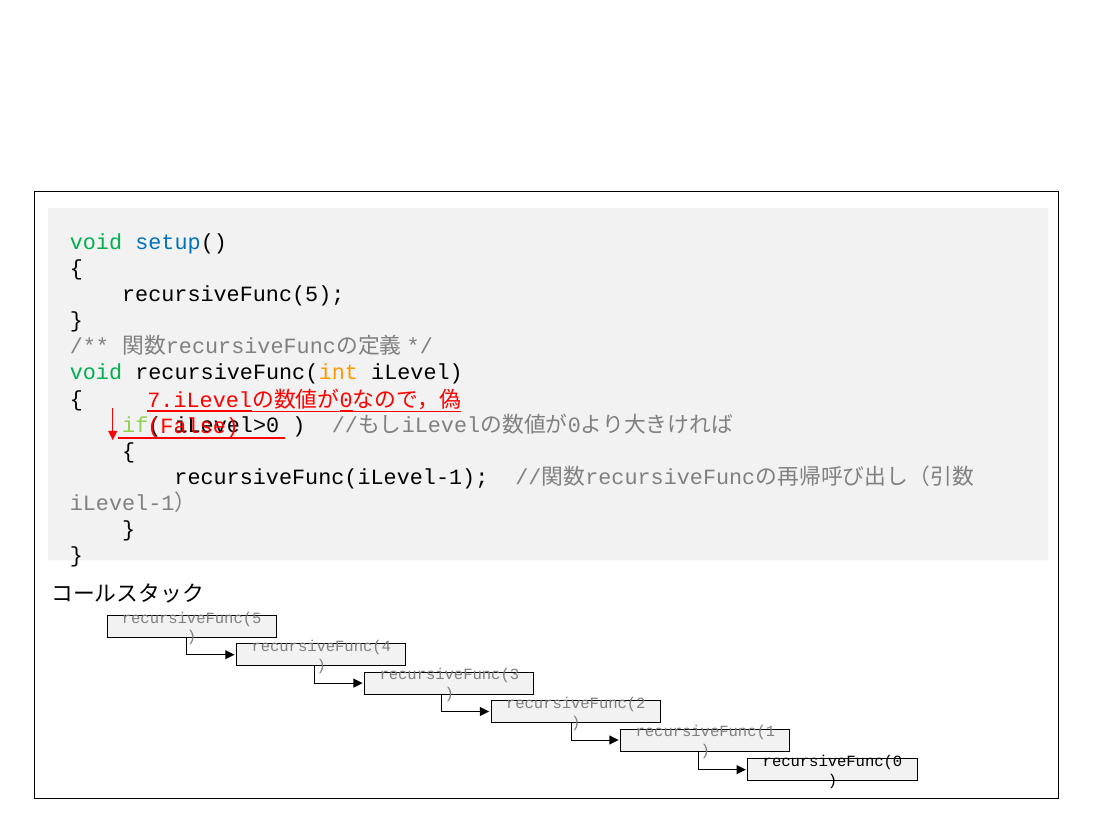
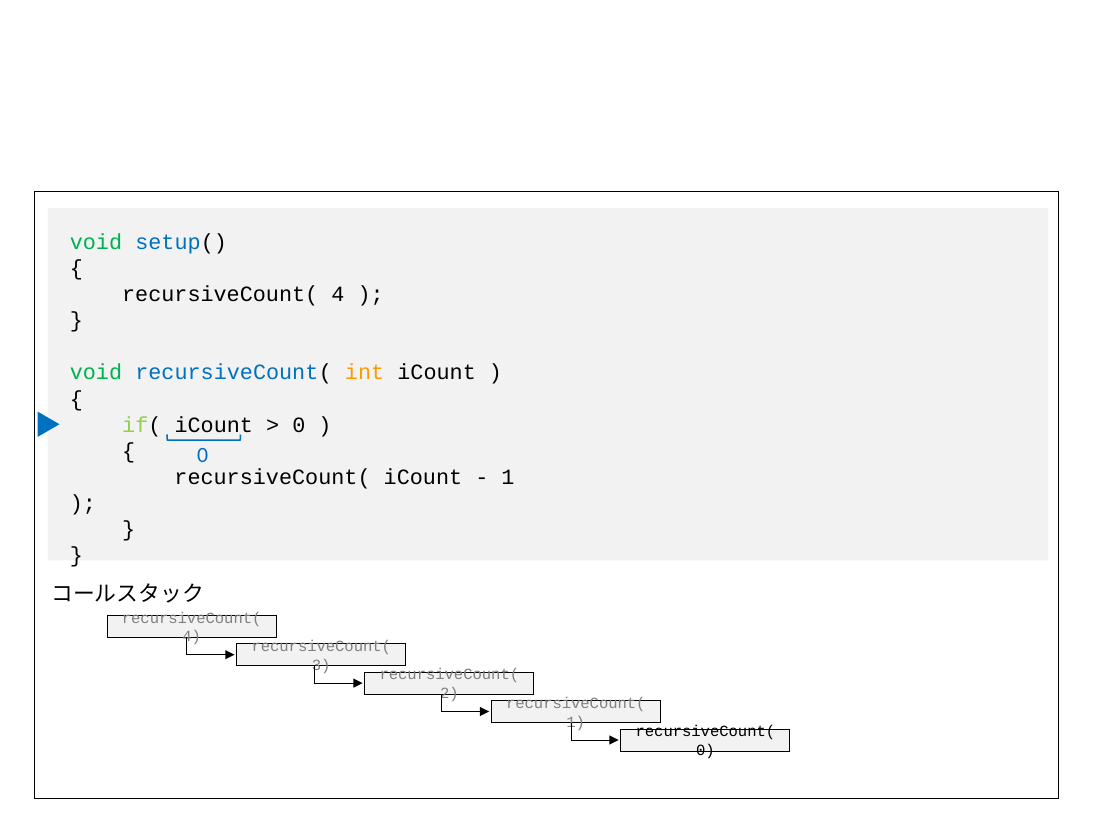
Before and after one commit to afukushimagit/afukushimagit.github.io, a slide deck: slide 13 of images/recursive/図素材.pptx (slide 7 before the commit). Drawn at 1120x840 pixels with LibreOffice and Linux fonts; fonts in the diff are those of the drawing. Boxes give left, top, right and bottom in pixels: in the first picture for what was removed or moved away, otherwise in the second. Text is boxed around its words. In the diff, an @@ line names an element or a change of style, - is before the commit and + after.

```diff
--- a/images/recursive/図素材.pptx
+++ b/images/recursive/図素材.pptx
@@ text removed at (70, 233, 973, 512) @@
-void setup()
-{
-recursiveFunc(5);
-}
-/** 関数recursiveFuncの定義 */
-void recursiveFunc(int iLevel)
-{
-if( iLevel>0 ) //もしiLevelの数値が0より大きければ
-{
-recursiveFunc(iLevel-1); //関数recursiveFuncの再帰呼び出し（引数iLevel-1）
-}
-}
@@ text added at (70, 233, 514, 489), 14 pt, text #000000 @@
+void setup()
+{
+recursiveCount( 4 );
+}
+void recursiveCount( int iCount )
+{
+if( iCount > 0 )
+{
+recursiveCount( iCount - 1 );
+}
+}
@@ triangle added at (38, 411, 59, 437), fill #0070C0 @@
@@ arrow removed from (113, 409) to (113, 440) @@
@@ text removed at (147, 392, 460, 439) @@
-7.iLevelの数値が0なので，偽(False)
@@ line removed from (118, 438) to (284, 438) @@
@@ left bracket added at (166, 435, 240, 441), outline #0070C0 1 pt @@
@@ text added at (197, 448, 208, 462), 14 pt, text #0070C0 @@
+0
@@ 4 rectangles: place and size @@
-4 rectangles at (236, 644, 917, 781)
+4 rectangles at (108, 615, 790, 752)
@@ rectangle removed at (108, 615, 277, 637) @@
-recursiveFunc(5)
@@ text in rectangle at (122, 612, 262, 647): text changed @@
-recursiveFunc(4)
+recursiveCount(4)
@@ text in rectangle at (252, 640, 392, 675): text changed @@
-recursiveFunc(3)
+recursiveCount(3)
@@ rectangle "recursiveCount(2)": place and size @@
-rectangle "recursiveCount(2)" at (492, 701, 661, 724)
+rectangle "recursiveCount(2)" at (365, 672, 534, 694)
@@ text in rectangle at (380, 668, 520, 704): text changed @@
-recursiveFunc(2)
+recursiveCount(2)
@@ text in rectangle at (506, 697, 646, 732): text changed @@
-recursiveFunc(1)
+recursiveCount(1)
@@ text in rectangle at (636, 725, 776, 759): text changed @@
-recursiveFunc(0)
+recursiveCount(0)
@@ elbow arrow removed from (698, 753) to (746, 769) @@
```
Also in this commit, not shown: 4 other slides changed, 14 slides added, 5 slides removed, 45 other files.
